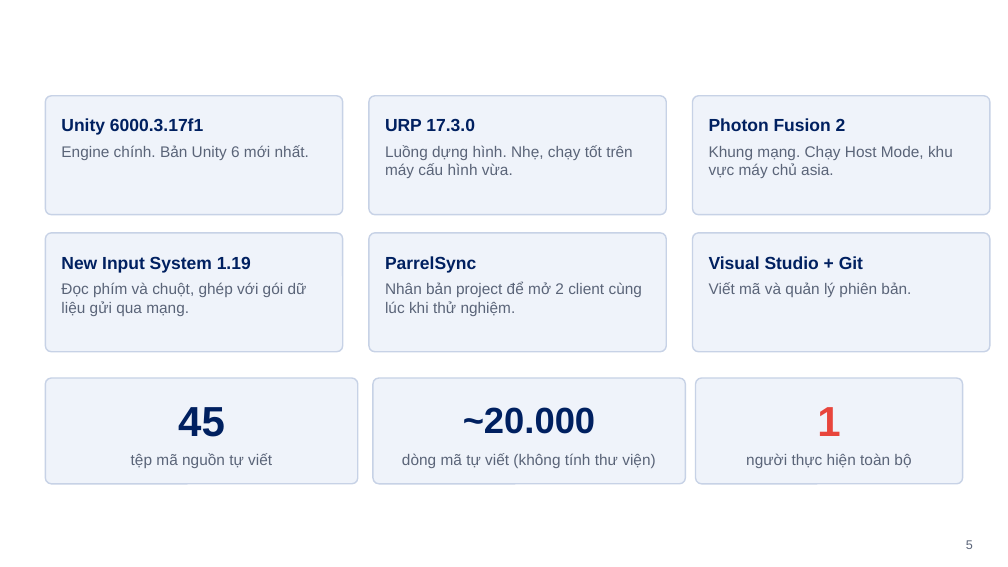
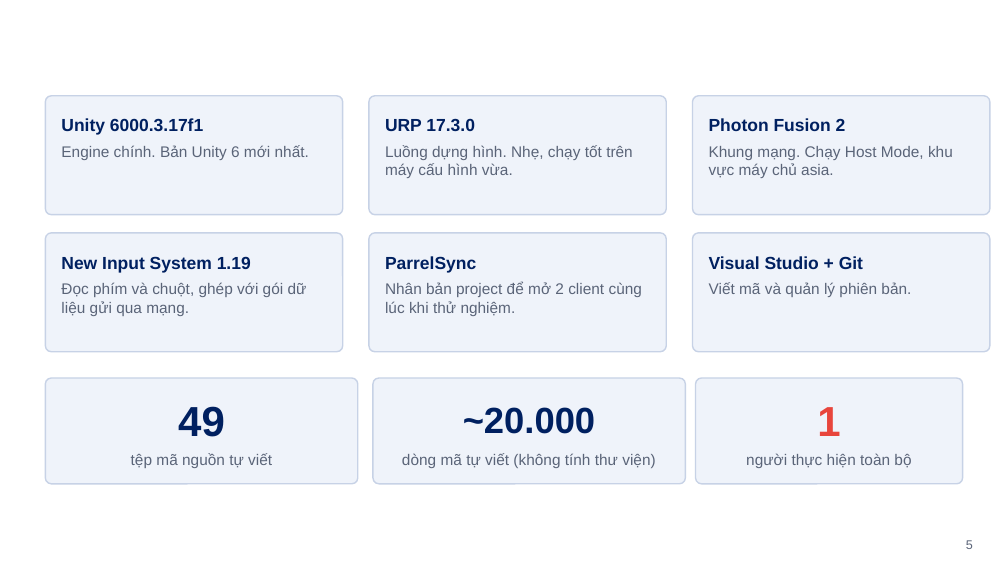
Before and after one commit to nhgkhiem0307/Magneto-Dome, a slide deck: slide 5 of NOP_BAI/[ĐT-QĐ04-BM08] Final Project.pptx. Drawn at 1008x567 pixels with LibreOffice and Linux fonts; fonts in the diff are those of the drawing; background and template pictures are left out. Boxes give left, top, right and bottom in pixels: in the first picture for what was removed or moved away, otherwise in the second. Text is boxed around its words. In the diff, an @@ line names an element or a change of style, - is before the commit and + after.

```diff
--- a/NOP_BAI/[ĐT-QĐ04-BM08] Final Project.pptx
+++ b/NOP_BAI/[ĐT-QĐ04-BM08] Final Project.pptx
@@ text at bbox=[178, 406, 225, 437]: text changed @@
-45
+49
```
Also in this commit, not shown: 14 other slides changed, 1 slide removed, 34 other files.
